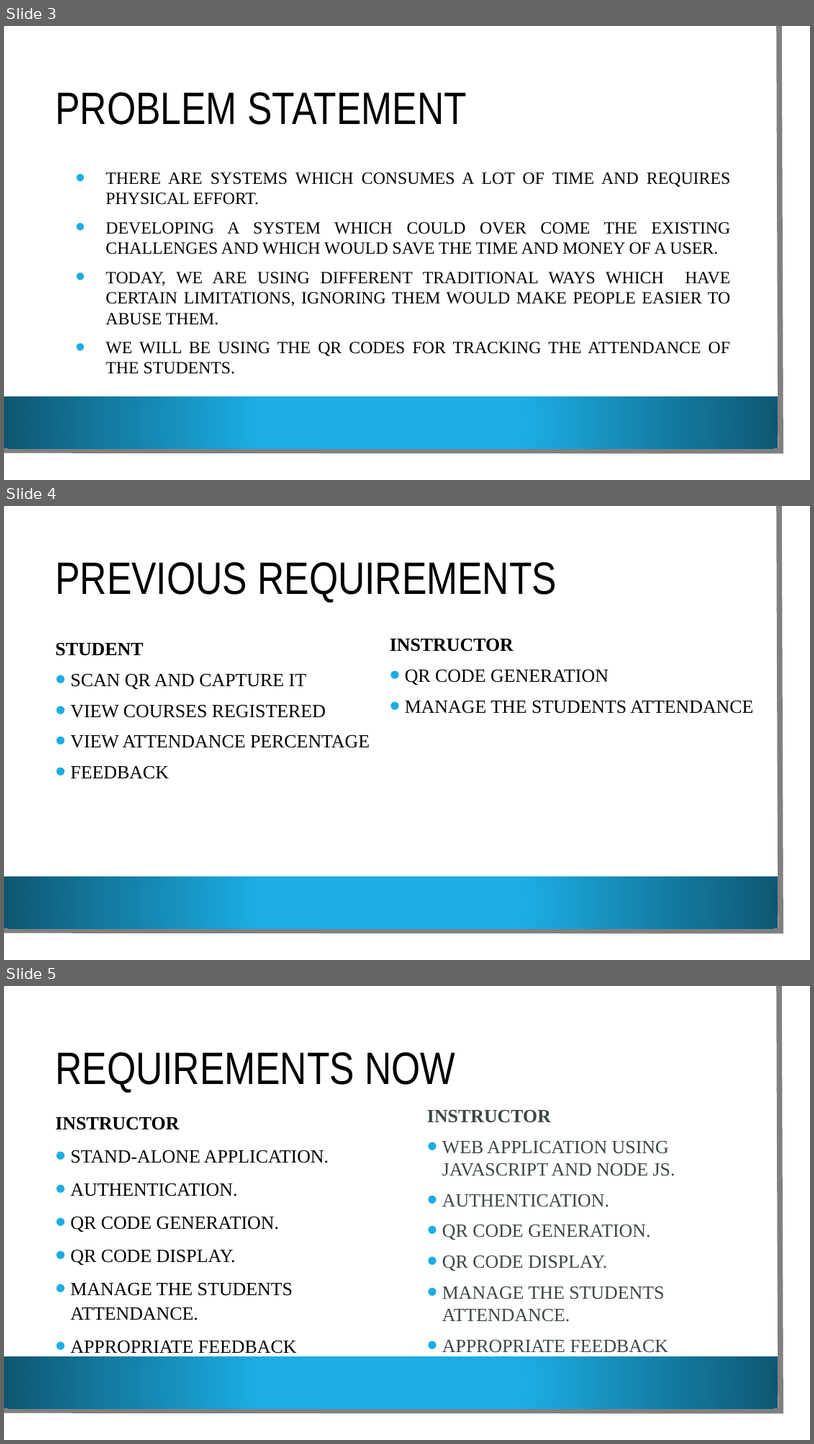
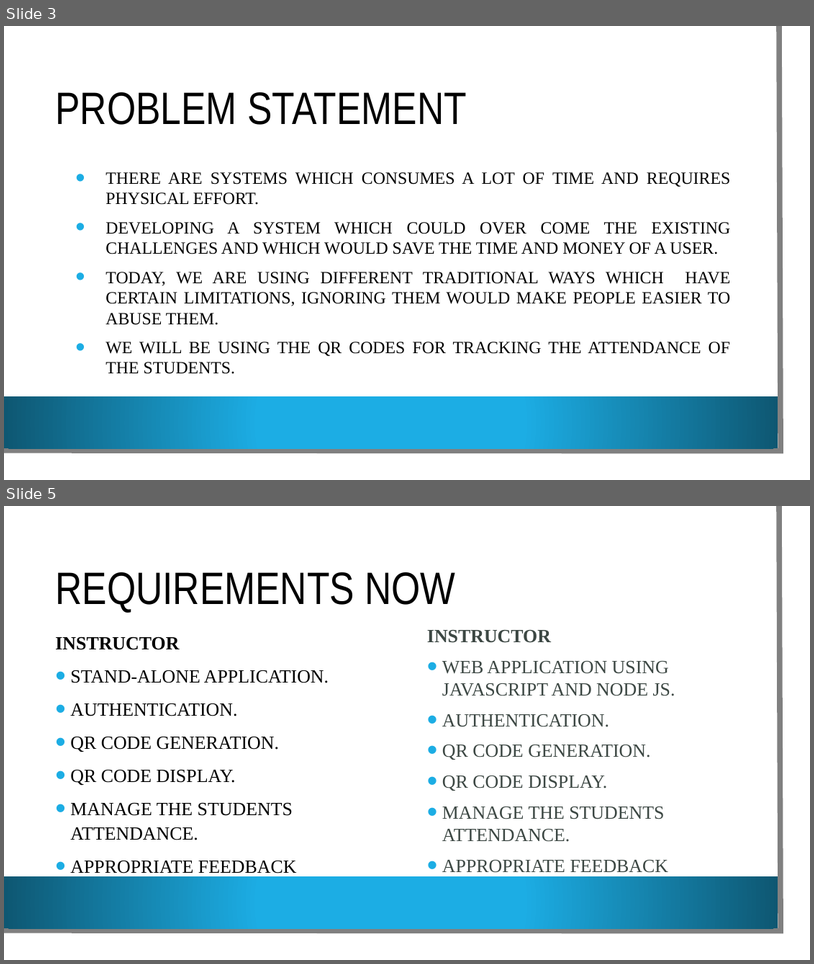
Before and after one commit to VamsiDevalla/Student-Attendance-Tracking, a slide deck: final ppt.pptx. Shown one above the other, each under a label of ours: slides 3, 4 and 5 before the commit, slides 3 and 5 after it; the slides between them are not shown. The pictures are 814x1444 and 814x964 pixels, drawn with LibreOffice and Linux fonts; fonts in the diff are those of the drawing; background and template pictures are left out. Boxes give left, top, right and bottom in pixels: in the first picture for what was removed or moved away, otherwise in the second. Text is boxed around its words. In the diff, an @@ line names an element or a change of style, - is before the commit and + after.

```diff
--- a/final ppt.pptx
+++ b/final ppt.pptx
@@ slide 4 removed at (4, 506, 810, 960), background picture (left out); not listed: 3 template elements that a slide beside it also shows @@
@@ title removed at (55, 562, 557, 602) @@
-PREVIOUS REQUIREMENTS
@@ text removed at (55, 643, 370, 779) @@
-STUDENT
-• SCAN QR AND CAPTURE IT
-• VIEW COURSES REGISTERED
-• VIEW ATTENDANCE PERCENTAGE
-• FEEDBACK
@@ text removed at (390, 638, 754, 713) @@
-INSTRUCTOR
-• QR CODE GENERATION
-• MANAGE THE STUDENTS ATTENDANCE
```
Also in this commit, not shown: 4 slides changed, 5 slides added.
